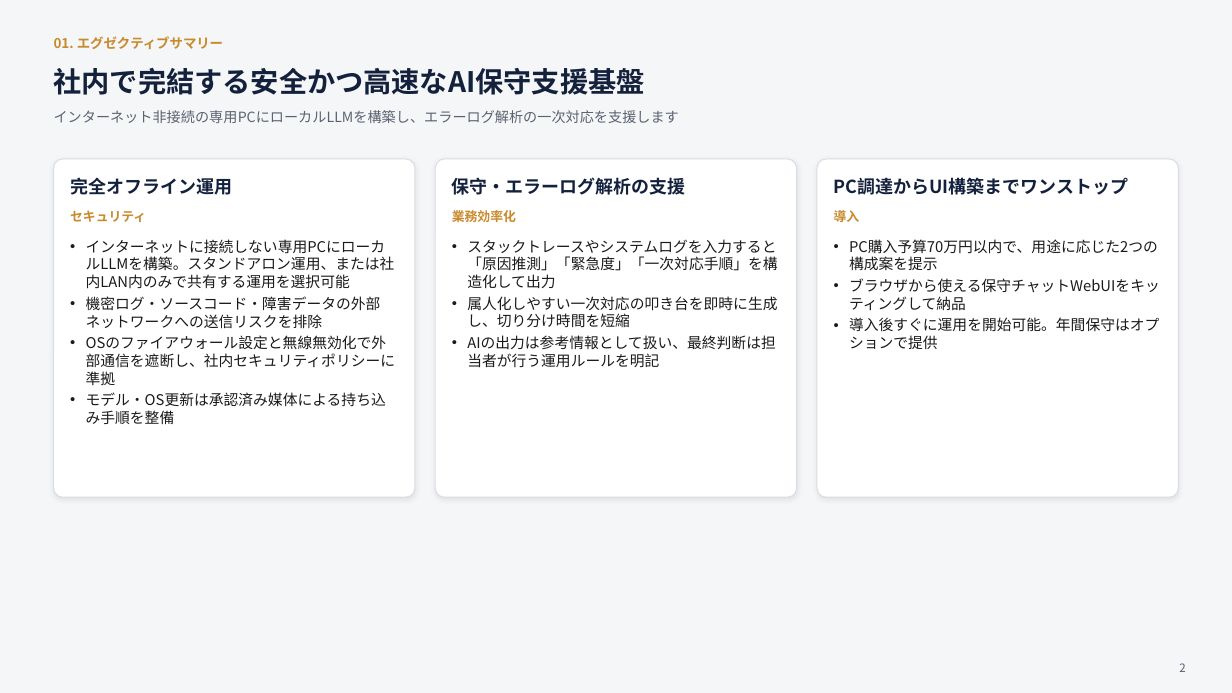
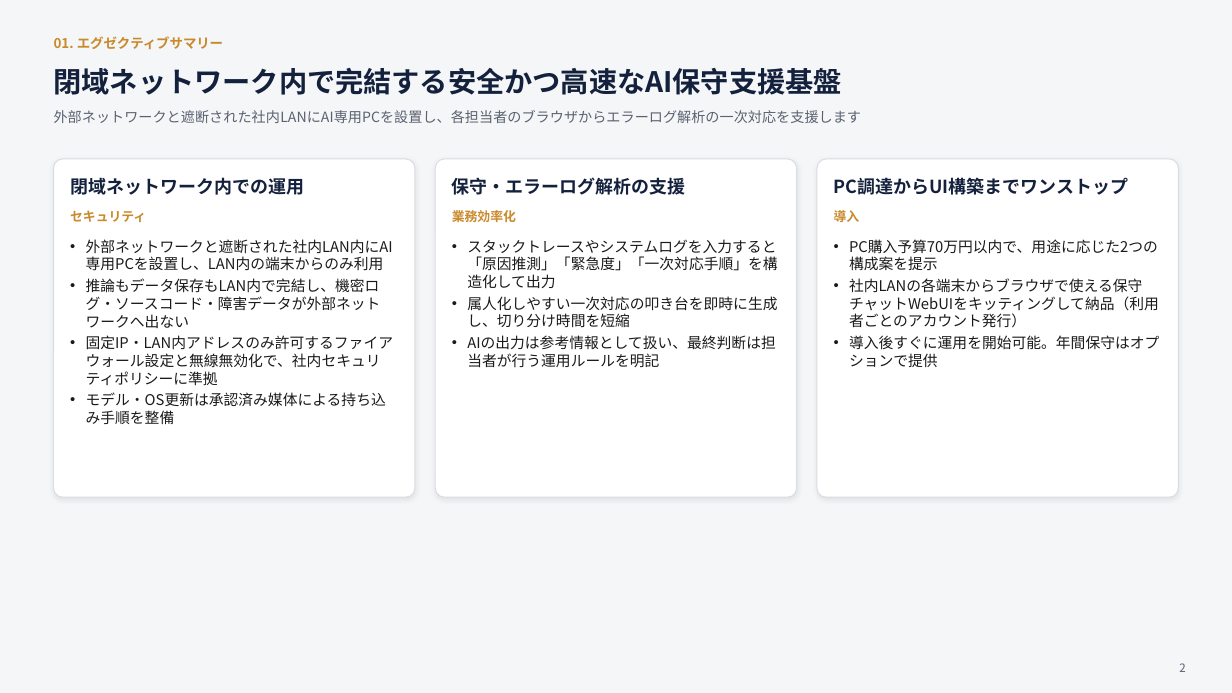
Before and after one commit to EN-Office/EN-Office, a slide deck: slide 2 of docs/proposal/local_llm_proposal_v3.pptx. Drawn at 1232x693 pixels with LibreOffice and Linux fonts; fonts in the diff are those of the drawing. Boxes give left, top, right and bottom in pixels: in the first picture for what was removed or moved away, otherwise in the second. Text is boxed around its words. In the diff, an @@ line names an element or a change of style, - is before the commit and + after.

```diff
--- a/docs/proposal/local_llm_proposal_v3.pptx
+++ b/docs/proposal/local_llm_proposal_v3.pptx
@@ text at [54, 67, 842, 95]: text changed @@
-社内で完結する安全かつ高速なAI保守支援基盤
+閉域ネットワーク内で完結する安全かつ高速なAI保守支援基盤
@@ text at [54, 110, 862, 123]: text changed @@
-インターネット非接続の専用PCにローカルLLMを構築し、エラーログ解析の一次対応を支援します
+外部ネットワークと遮断された社内LANにAI専用PCを設置し、各担当者のブラウザからエラーログ解析の一次対応を支援します
@@ text at [70, 177, 304, 195]: text changed @@
-完全オフライン運用
+閉域ネットワーク内での運用
@@ text at [86, 239, 393, 386]: text changed @@
-• インターネットに接続しない専用PCにローカルLLMを構築。スタンドアロン運用、または社内LAN内のみで共有する運用を選択可能
-• 機密ログ・ソースコード・障害データの外部ネットワークへの送信リスクを排除
-• OSのファイアウォール設定と無線無効化で外部通信を遮断し、社内セキュリティポリシーに準拠
+• 外部ネットワークと遮断された社内LAN内にAI専用PCを設置し、LAN内の端末からのみ利用
+• 推論もデータ保存もLAN内で完結し、機密ログ・ソースコード・障害データが外部ネットワークへ出ない
+• 固定IP・LAN内アドレスのみ許可するファイアウォール設定と無線無効化で、社内セキュリティポリシーに準拠
@@ text at [849, 278, 1159, 328]: text changed @@
-• ブラウザから使える保守チャットWebUIをキッティングして納品
+• 社内LANの各端末からブラウザで使える保守チャットWebUIをキッティングして納品（利用者ごとのアカウント発行）
```
Also in this commit, not shown: 6 other slides changed, 2 other files.
